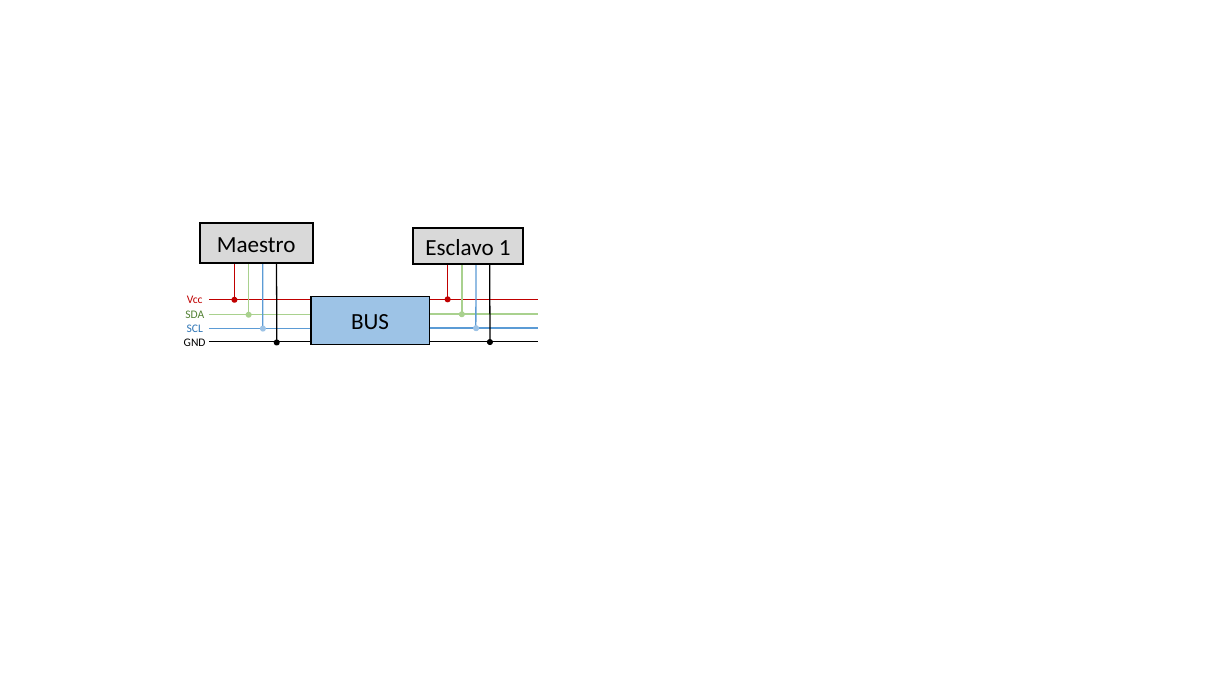
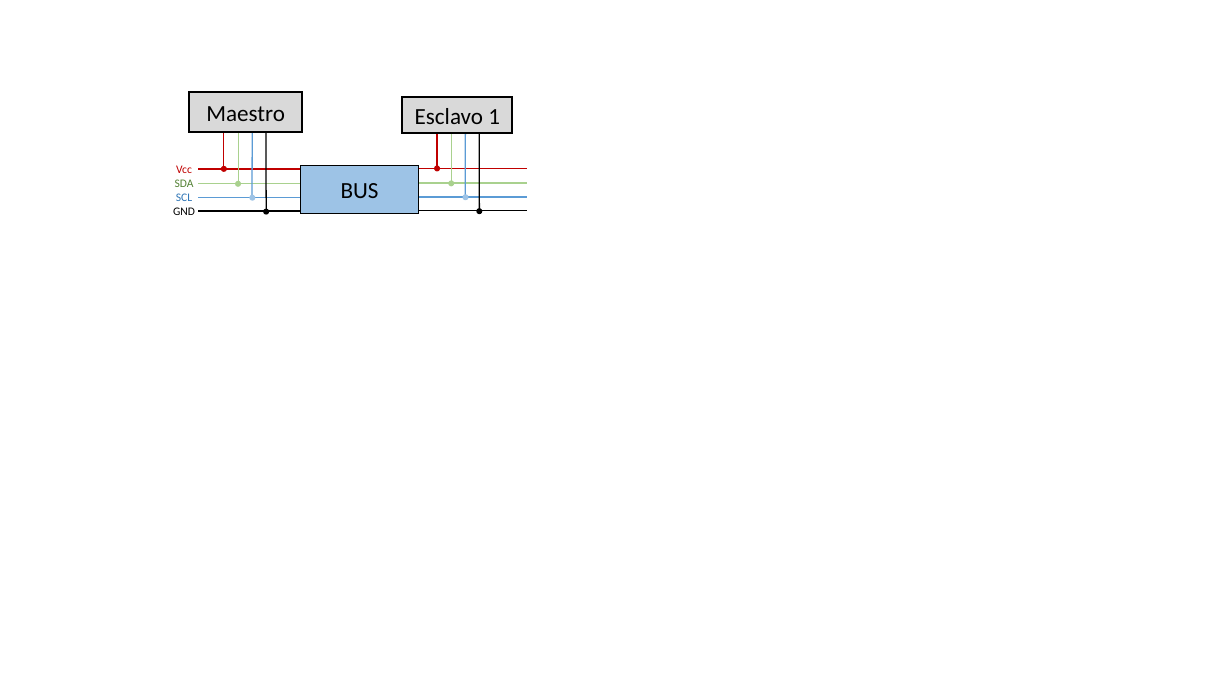
Before and after one commit to GICI-UPV-EHU/Biosignals-HW, a slide deck: slide 5 of Words y Excel/Imagenes.pptx. Drawn at 1232x693 pixels with LibreOffice and Linux fonts; fonts in the diff are those of the drawing. Boxes give left, top, right and bottom in pixels: in the first picture for what was removed or moved away, otherwise in the second. Text is boxed around its words. In the diff, an @@ line names an element or a change of style, - is before the commit and + after.

```diff
--- a/Words y Excel/Imagenes.pptx
+++ b/Words y Excel/Imagenes.pptx
@@ 16 lines, 8 ellipses, 4 texts, 3 rectangles: place and size @@
-16 lines, 8 ellipses, 4 texts, 3 rectangles at (184,223,538,346)
+16 lines, 8 ellipses, 4 texts, 3 rectangles at (173,92,528,215)
```
Also in this commit, not shown: 6 slides added.
